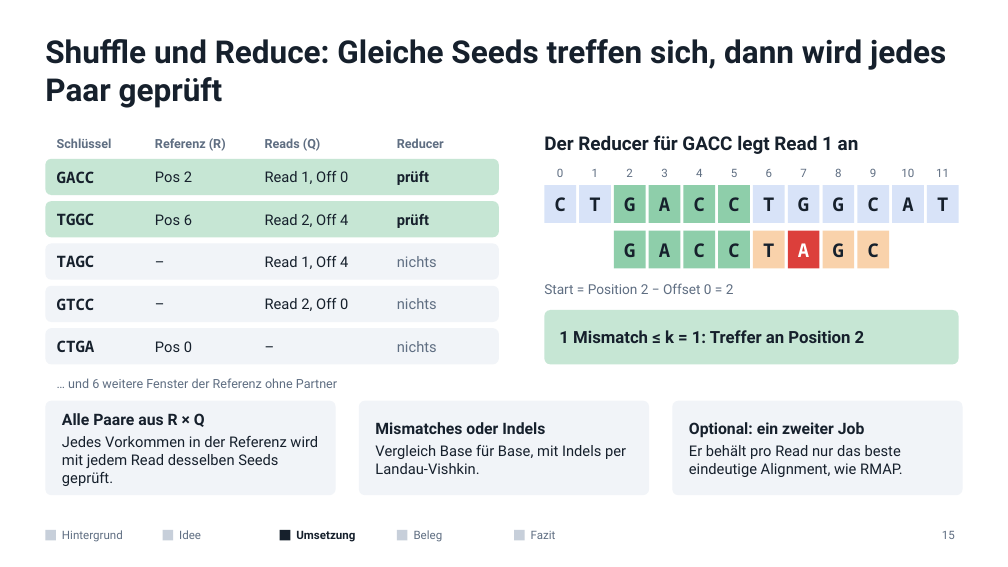
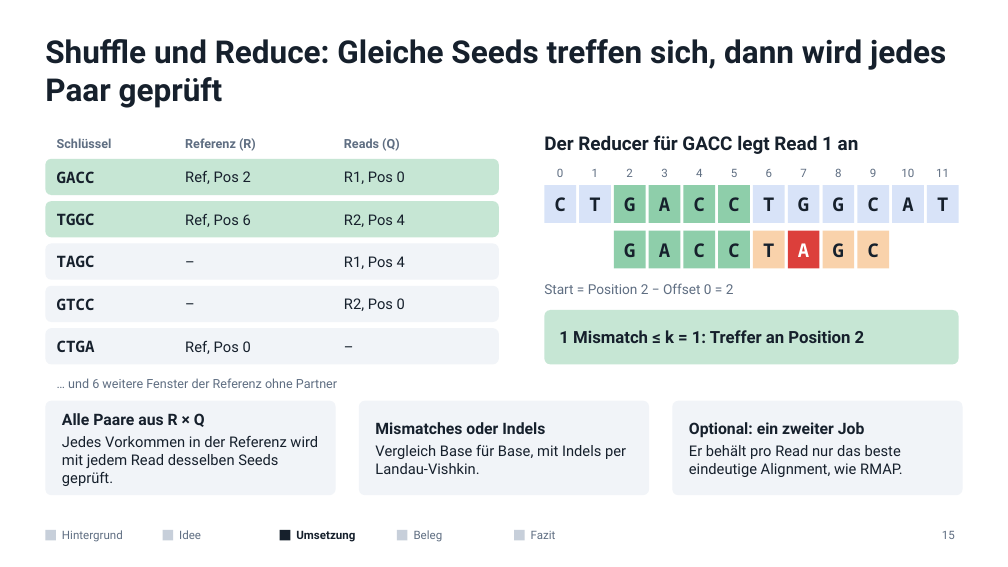
Before and after one commit to mawehl/BigData, a slide deck: slide 15 of CloudBurst_Vortrag.pptx. Drawn at 1008x567 pixels with LibreOffice and Linux fonts; fonts in the diff are those of the drawing. Boxes give left, top, right and bottom in pixels: in the first picture for what was removed or moved away, otherwise in the second. Text is boxed around its words. In the diff, an @@ line names an element or a change of style, - is before the commit and + after.

```diff
--- a/CloudBurst_Vortrag.pptx
+++ b/CloudBurst_Vortrag.pptx
@@ text "Referenz (R)" moved from (x1=155, y1=138, x2=226, y2=151) to (x1=185, y1=138, x2=256, y2=151) @@
@@ text "Reads (Q)" moved from (x1=265, y1=138, x2=321, y2=151) to (x1=344, y1=138, x2=400, y2=151) @@
@@ text removed at (x1=397, y1=138, x2=444, y2=148) @@
-Reducer
@@ text at (x1=185, y1=171, x2=251, y2=184): text changed @@
-Pos 2
+Ref, Pos 2
@@ text at (x1=344, y1=171, x2=405, y2=184): text changed @@
-Read 1, Off 0
+R1, Pos 0
@@ text removed at (x1=397, y1=171, x2=429, y2=185) @@
-prüft
@@ text at (x1=185, y1=214, x2=251, y2=227): text changed @@
-Pos 6
+Ref, Pos 6
@@ text at (x1=344, y1=214, x2=405, y2=227): text changed @@
-Read 2, Off 4
+R2, Pos 4
@@ text removed at (x1=397, y1=214, x2=429, y2=228) @@
-prüft
@@ text "–" rewrapped from (x1=155, y1=243, x2=257, y2=280) to (x1=185, y1=243, x2=329, y2=280) @@
@@ text at (x1=344, y1=256, x2=405, y2=269): text changed @@
-Read 1, Off 4
+R1, Pos 4
@@ text removed at (x1=397, y1=256, x2=437, y2=267) @@
-nichts
@@ text "–" rewrapped from (x1=155, y1=286, x2=257, y2=322) to (x1=185, y1=286, x2=329, y2=322) @@
@@ text at (x1=344, y1=298, x2=405, y2=311): text changed @@
-Read 2, Off 0
+R2, Pos 0
@@ text removed at (x1=397, y1=298, x2=437, y2=309) @@
-nichts
@@ text "–" rewrapped from (x1=265, y1=328, x2=389, y2=364) to (x1=344, y1=328, x2=488, y2=364) @@
@@ text at (x1=185, y1=341, x2=251, y2=354): text changed @@
-Pos 0
+Ref, Pos 0
@@ text removed at (x1=397, y1=341, x2=437, y2=352) @@
-nichts
```
Also in this commit, not shown: 1 slide added, 1 other file.
